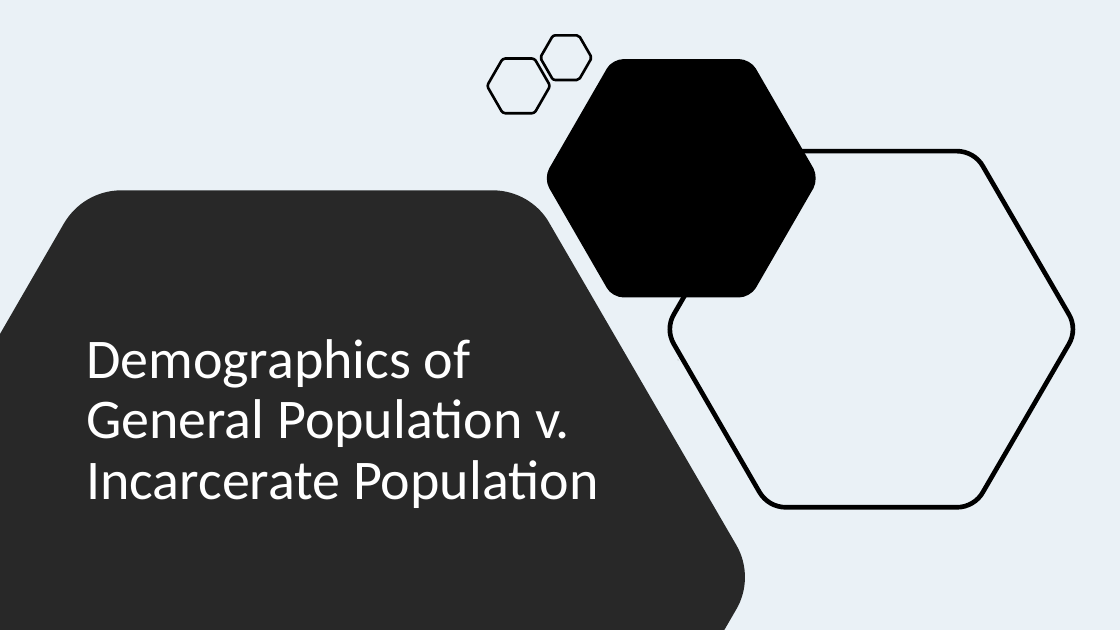
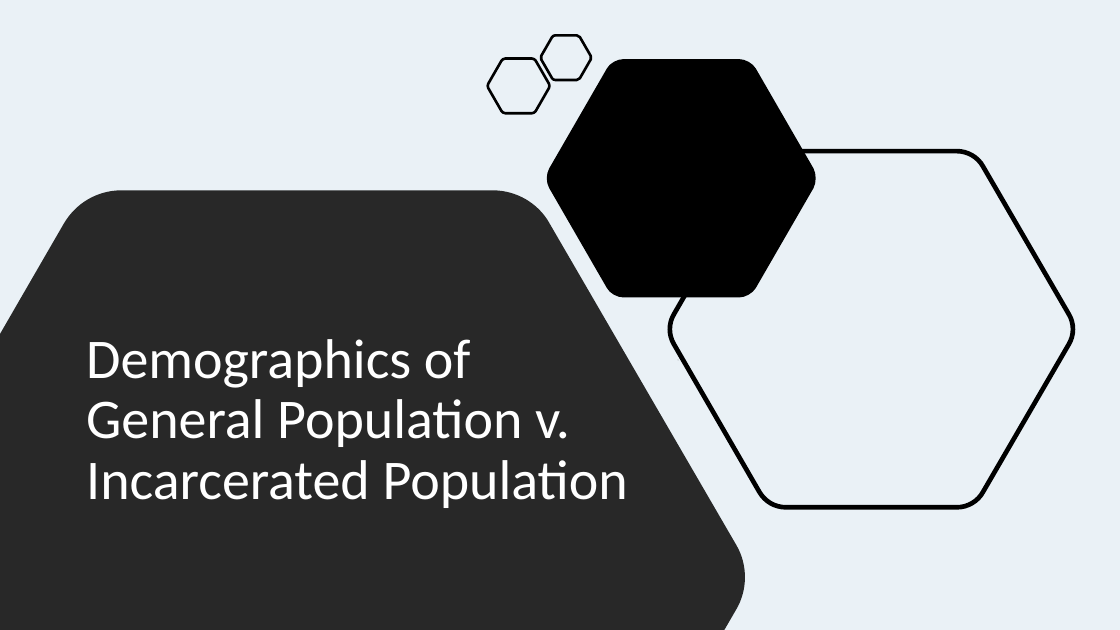
Before and after one commit to jenwhitson/sentencing_project, a slide deck: slide 4 of Presentation.pptx. Drawn at 1120x630 pixels with LibreOffice and Linux fonts; fonts in the diff are those of the drawing. Boxes give left, top, right and bottom in pixels: in the first picture for what was removed or moved away, otherwise in the second. Text is boxed around its words. In the diff, an @@ line names an element or a change of style, - is before the commit and + after.

```diff
--- a/Presentation.pptx
+++ b/Presentation.pptx
@@ title at (86, 339, 628, 508): text changed @@
-Demographics of General Population v. Incarcerate Population
+Demographics of General Population v. Incarcerated Population
```
Also in this commit, not shown: 1 other file.
